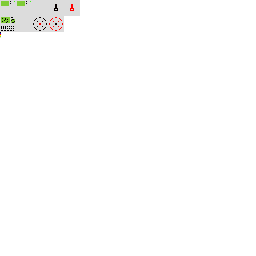
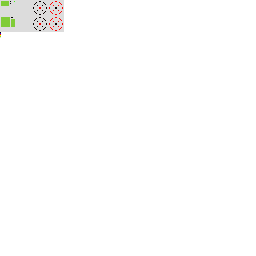
Comparing the layer stacks of the two 256 × 256 images. Changes:
painted on "Hintergrund" over [left=1, top=0, right=80, bottom=31]
